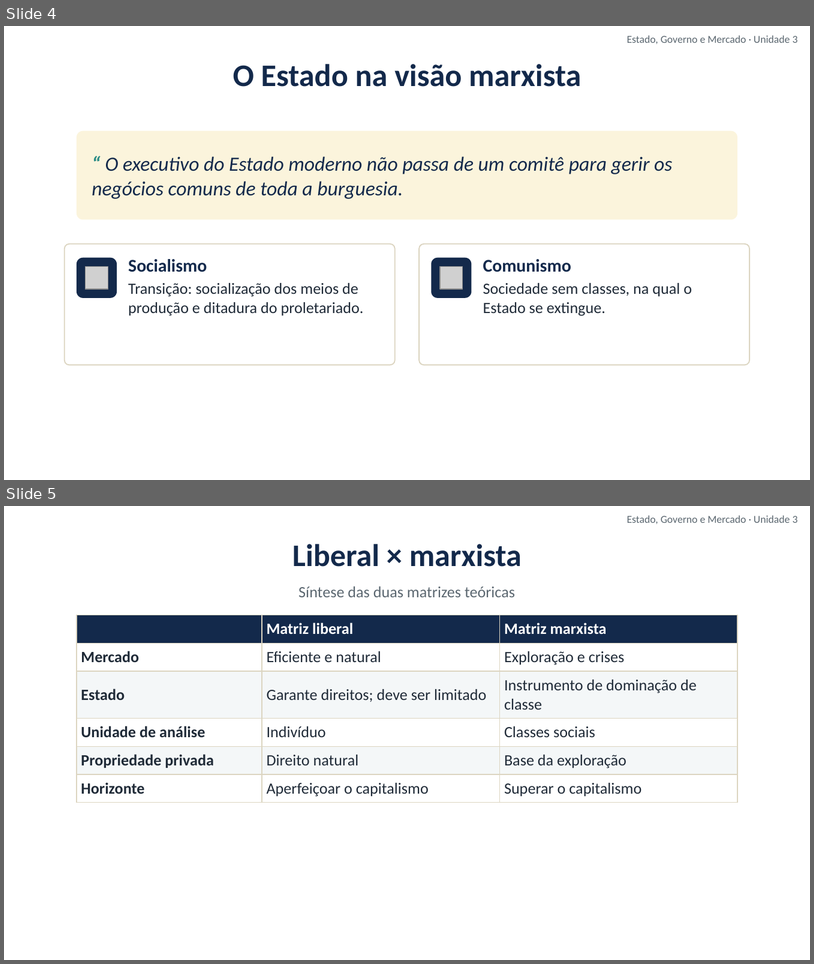
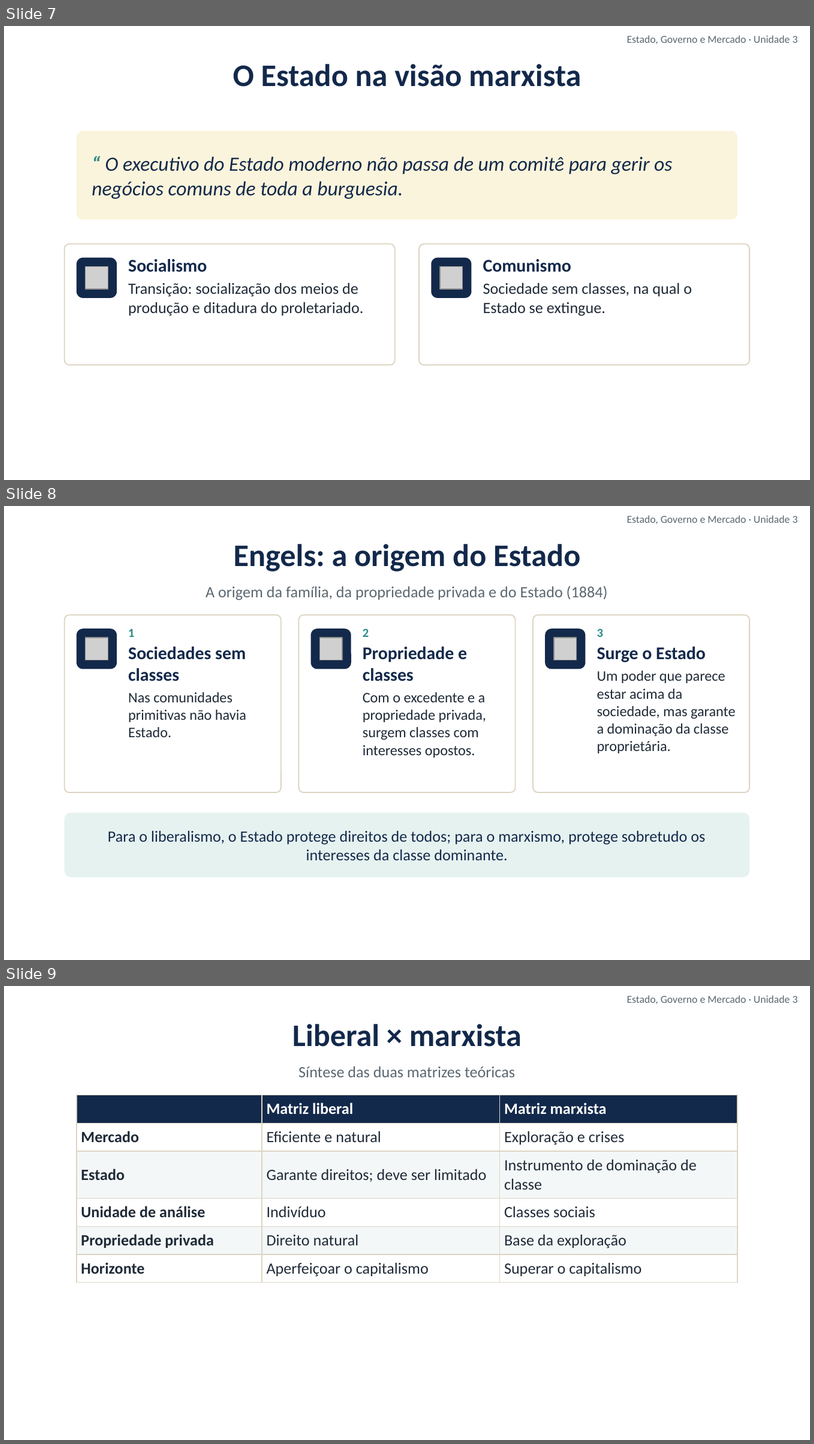
Before and after one commit to cleitonfranco74/gestao_publica, a slide deck: disciplina-01-estado-governo-mercado/materiais/03_Unidade_3_Matriz_Marxista.pptx. Shown one above the other, each under a label of ours: slides 4 and 5 before the commit, slides 7, 8 and 9 after it. The pictures are 814x964 and 814x1444 pixels, drawn with LibreOffice and Linux fonts; fonts in the diff are those of the drawing; grey boxes stand for pictures; background and template pictures are left out. Boxes give left, top, right and bottom in pixels: in the first picture for what was removed or moved away, otherwise in the second. Text is boxed around its words. In the diff, an @@ line names an element or a change of style, - is before the commit and + after.

```diff
--- a/disciplina-01-estado-governo-mercado/materiais/03_Unidade_3_Matriz_Marxista.pptx
+++ b/disciplina-01-estado-governo-mercado/materiais/03_Unidade_3_Matriz_Marxista.pptx
@@ slide 8 added at (x1=4, y1=506, x2=810, y2=960), background picture (left out) @@
@@ text added at (x1=627, y1=515, x2=798, y2=524), 9.5 pt, text #5B6770 @@
+Estado, Governo e Mercado · Unidade 3
@@ text added at (x1=234, y1=544, x2=581, y2=571), 28 pt, text #13294B, bold @@
+Engels: a origem do Estado
@@ text added at (x1=206, y1=586, x2=608, y2=600), 14 pt, text #5B6770 @@
+A origem da família, da propriedade privada e do Estado (1884)
@@ rounded rectangle added at (x1=65, y1=615, x2=281, y2=792), fill #FFFFFF, outline #DCD5C1 1 pt @@
@@ rounded rectangle added at (x1=77, y1=628, x2=117, y2=669), fill #13294B @@
@@ text added at (x1=128, y1=628, x2=246, y2=737), 13 pt, text #1F2A37 @@
+1
+Sociedades sem classes
+Nas comunidades primitivas não havia Estado.
@@ rounded rectangle added at (x1=299, y1=615, x2=516, y2=792), fill #FFFFFF, outline #DCD5C1 1 pt @@
@@ rounded rectangle added at (x1=311, y1=628, x2=351, y2=669), fill #13294B @@
@@ text added at (x1=363, y1=628, x2=486, y2=757), 13 pt, text #1F2A37 @@
+2
+Propriedade e classes
+Com o excedente e a propriedade privada, surgem classes com interesses opostos.
@@ rounded rectangle added at (x1=533, y1=615, x2=750, y2=792), fill #FFFFFF, outline #DCD5C1 1 pt @@
@@ rounded rectangle added at (x1=545, y1=628, x2=585, y2=669), fill #13294B @@
@@ text added at (x1=597, y1=628, x2=736, y2=753), 13 pt, text #1F2A37 @@
+3
+Surge o Estado
+Um poder que parece estar acima da sociedade, mas garante a dominação da classe proprietária.
@@ picture added at (x1=86, y1=637, x2=108, y2=660) @@
@@ picture added at (x1=320, y1=637, x2=342, y2=660) @@
@@ picture added at (x1=554, y1=637, x2=576, y2=660) @@
@@ rounded rectangle added at (x1=65, y1=813, x2=750, y2=877), fill #E6F2F0, 14 pt, text #13294B @@
+Para o liberalismo, o Estado protege direitos de todos; para o marxismo, protege sobretudo os interesses da classe dominante.
@@ what was slide 4 is now slide 7 @@
@@ what was slide 5 is now slide 9 @@
```
Also in this commit, not shown: 1 slide changed, 18 other slides added, 9 other files.
